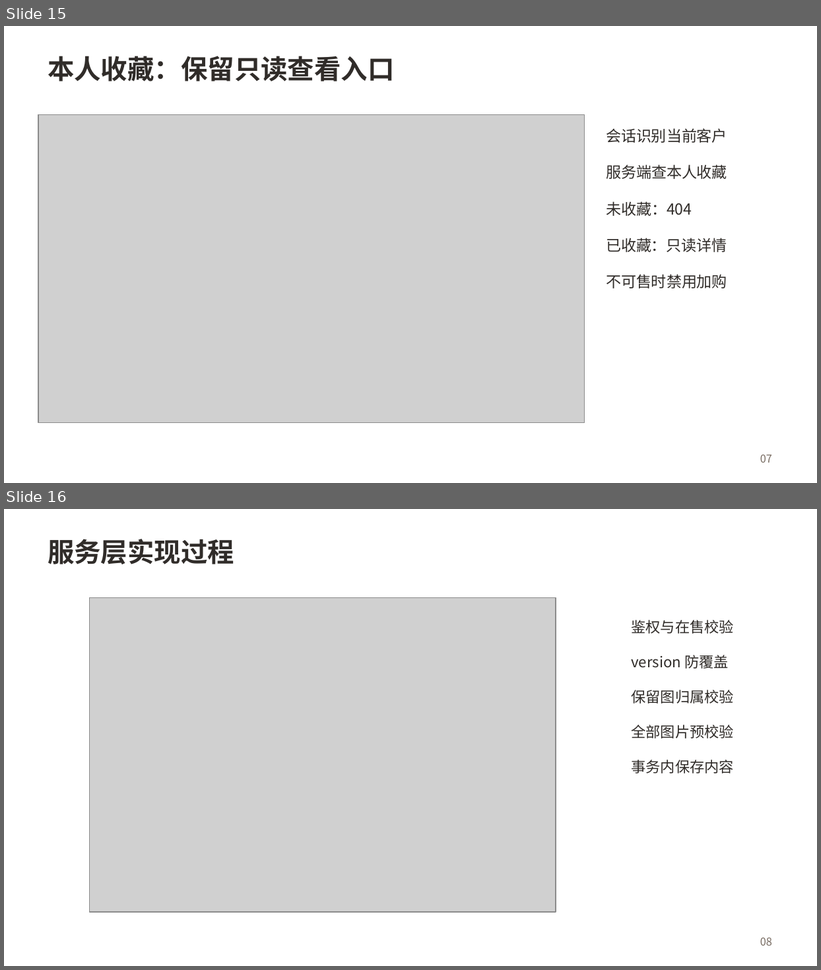
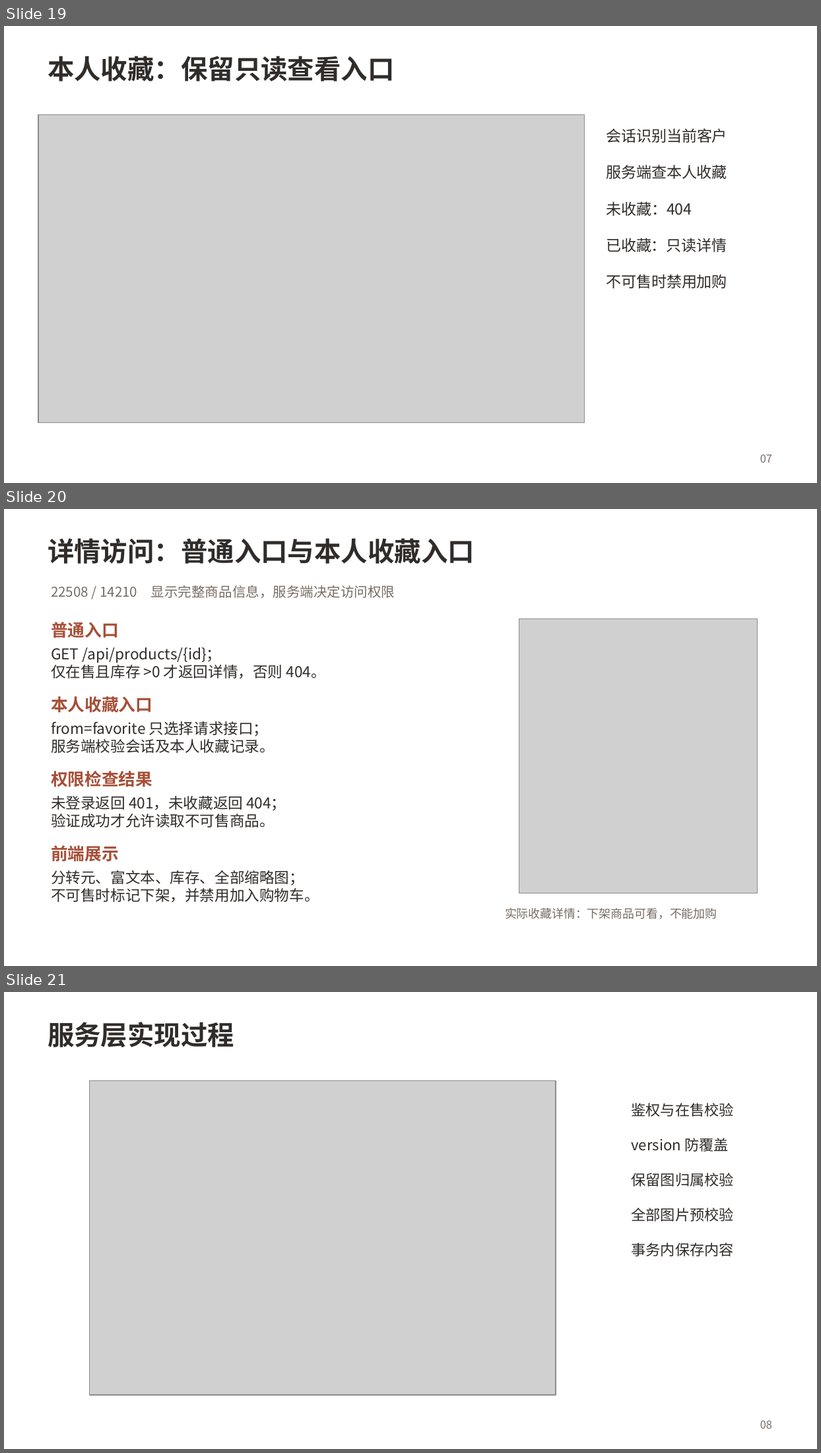
Before and after one commit to hds556/se-course-project, a slide deck: 成果物/第二组第四次阶段性评审报告.pptx. Shown one above the other, each under a label of ours: slides 15 and 16 before the commit, slides 19, 20 and 21 after it. The pictures are 821x970 and 821x1453 pixels, drawn with LibreOffice and Linux fonts; fonts in the diff are those of the drawing; grey boxes stand for pictures. Boxes give left, top, right and bottom in pixels: in the first picture for what was removed or moved away, otherwise in the second. Text is boxed around its words. In the diff, an @@ line names an element or a change of style, - is before the commit and + after.

```diff
--- a/成果物/第二组第四次阶段性评审报告.pptx
+++ b/成果物/第二组第四次阶段性评审报告.pptx
@@ slide 20 added at bbox=[4, 509, 817, 966], background #FFFFFF @@
@@ text added at bbox=[48, 538, 475, 564], 23.6 pt, text #302C29, bold @@
+详情访问：普通入口与本人收藏入口
@@ text added at bbox=[51, 585, 395, 598], 12 pt, text #786C62 @@
+22508 / 14210 显示完整商品信息，服务端决定访问权限
@@ text added at bbox=[51, 622, 119, 638], 15 pt, text #A64F37, bold @@
+普通入口
@@ picture added at bbox=[519, 619, 758, 894] @@
@@ text added at bbox=[51, 648, 326, 679], 13.2 pt, text #302C29 @@
+GET /api/products/{id}；
+仅在售且库存 >0 才返回详情，否则 404。
@@ text added at bbox=[51, 696, 152, 713], 15 pt, text #A64F37, bold @@
+本人收藏入口
@@ text added at bbox=[51, 722, 275, 753], 13.2 pt, text #302C29 @@
+from=favorite 只选择请求接口；
+服务端校验会话及本人收藏记录。
@@ text added at bbox=[51, 771, 152, 788], 15 pt, text #A64F37, bold @@
+权限检查结果
@@ text added at bbox=[51, 796, 286, 828], 13.2 pt, text #302C29 @@
+未登录返回 401，未收藏返回 404；
+验证成功才允许读取不可售商品。
@@ text added at bbox=[51, 846, 119, 862], 15 pt, text #A64F37, bold @@
+前端展示
@@ text added at bbox=[51, 871, 319, 902], 13.2 pt, text #302C29 @@
+分转元、富文本、库存、全部缩略图；
+不可售时标记下架，并禁用加入购物车。
@@ text added at bbox=[505, 908, 717, 920], 10.5 pt, text #786C62 @@
+实际收藏详情：下架商品可看，不能加购
@@ what was slide 15 is now slide 19 @@
@@ what was slide 16 is now slide 21 @@
```
Also in this commit, not shown: 4 slides changed, 4 other slides added, 1 slide removed.
